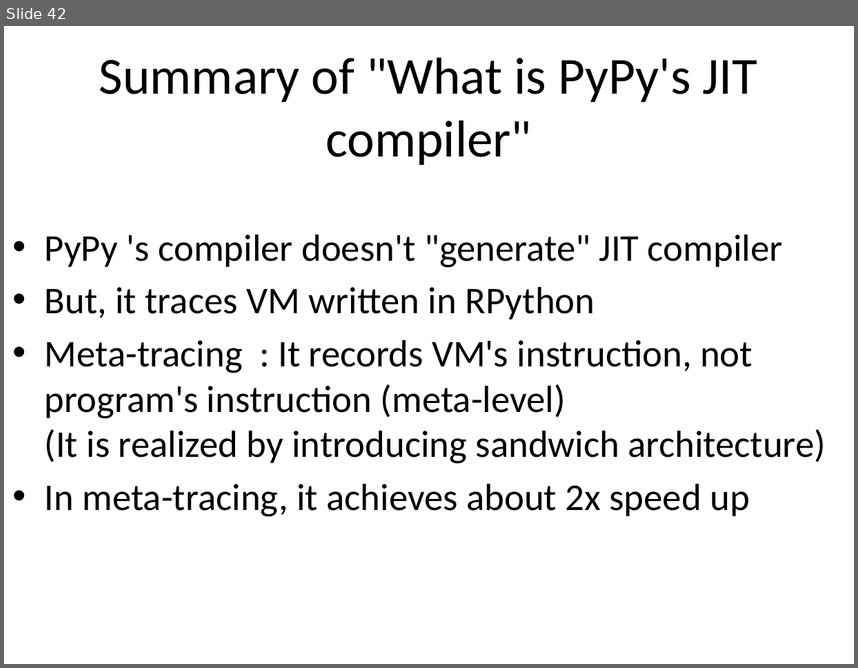
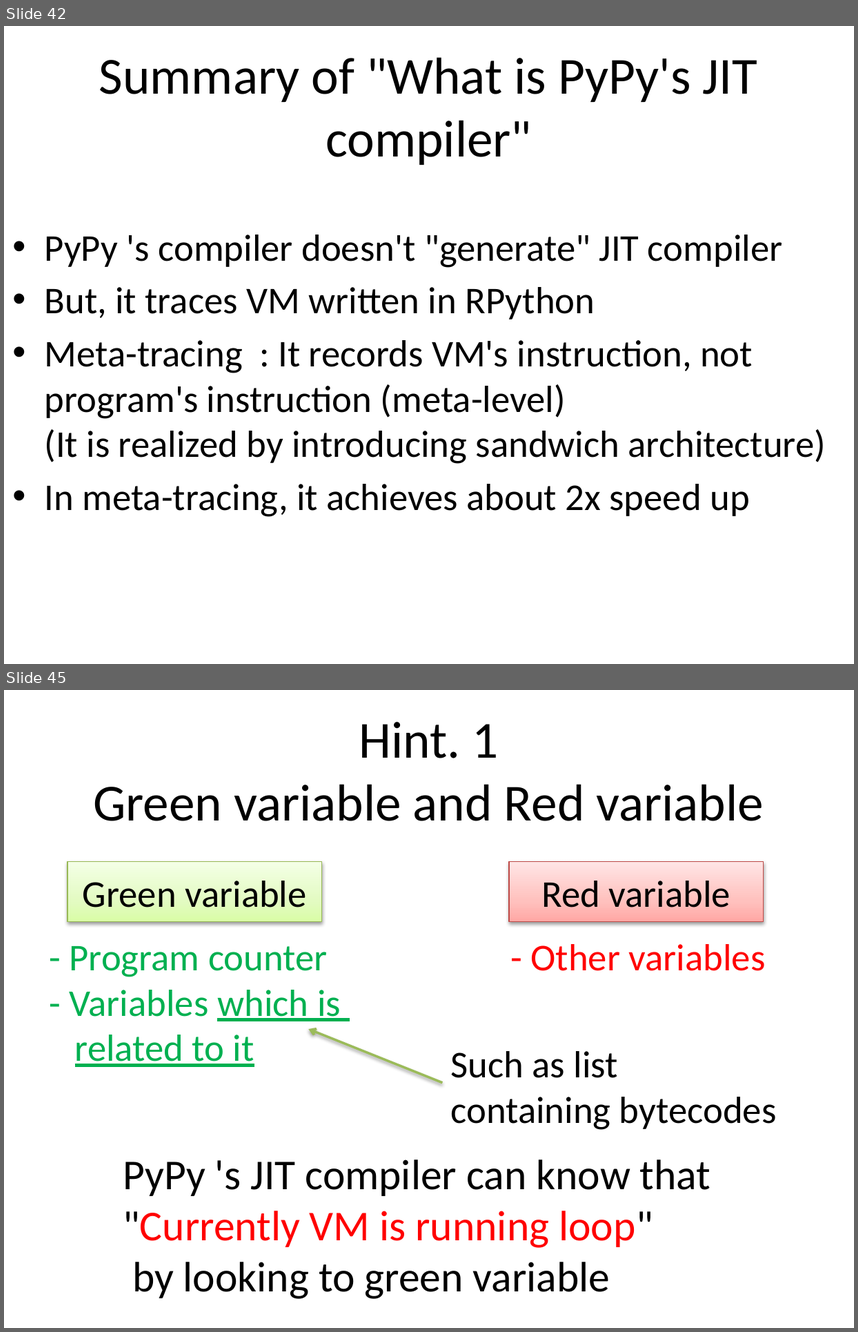
Before and after one commit to ryotaro/pyconjp2012slide, a slide deck: master/Fundamental Technologies Used in PyPy JIT Compiler.pptx. Shown one above the other, each under a label of ours: slide 42 before the commit, slides 42 and 45 after it; the slides between them are not shown. The pictures are 858x668 and 858x1332 pixels, drawn with LibreOffice and Linux fonts; fonts in the diff are those of the drawing. Boxes give left, top, right and bottom in pixels: in the first picture for what was removed or moved away, otherwise in the second. Text is boxed around its words. In the diff, an @@ line names an element or a change of style, - is before the commit and + after.

```diff
--- a/master/Fundamental Technologies Used in PyPy JIT Compiler.pptx
+++ b/master/Fundamental Technologies Used in PyPy JIT Compiler.pptx
@@ slide 45 added at <box>4,690,854,1328</box>, background #FFFFFF @@
@@ title added at <box>93,722,764,821</box>, 44 pt, text #000000 @@
+Hint. 1
+Green variable and Red variable
@@ rectangle added at <box>67,862,322,922</box>, fill gradient #DAFDA7 to #E4FCC2 to #F5FFE7, outline #98B955 0.75 pt, 32 pt, text #000000 @@
+Green variable
@@ rectangle added at <box>509,862,763,922</box>, fill gradient #FFA6A5 to #FFC0BF to #FFE7E7, outline #BF4C48 0.75 pt, 32 pt, text #000000 @@
+Red variable
@@ text added at <box>70,946,341,1067</box>, 32 pt, text #00B050 @@
+- Program counter
+- Variables which is
+related to it
@@ text added at <box>531,944,766,971</box>, 32 pt, text #FF0000 @@
+- Other variables
@@ arrow added from (443, 1083) to (308, 1029), #9BBB59 2 pt @@
@@ text added at <box>450,1051,777,1130</box>, 32 pt, text #000000 @@
+Such as list
+containing bytecodes
@@ text added at <box>123,1159,711,1299</box>, 36 pt, text #000000 @@
+PyPy 's JIT compiler can know that
+"Currently VM is running loop"
+by looking to green variable
```
Also in this commit, not shown: 15 other slides added, 2 slides removed.
